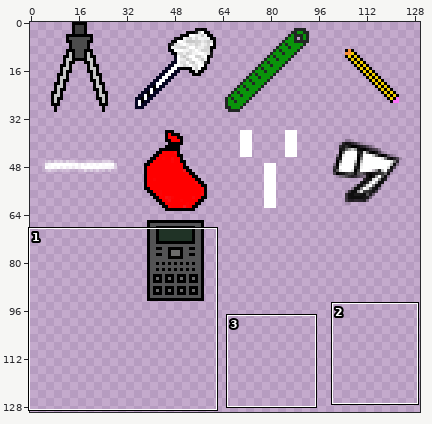
Two versions of one sprite sheet, Proyecto/RedBrickSky/images/weaponsSet.png. The first picture is a wide view before the edit; the outline marks the close-up.
Close-up. Earlier state:
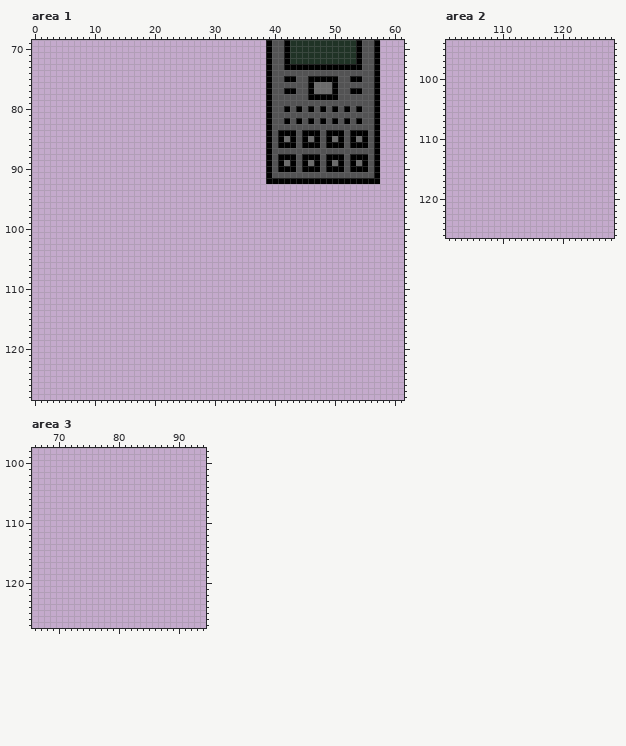
The file is 256x256 pixels. Pixels under 10% opacity are left out. Colours within 5 levels of each other are drawn and written as one. Shown: area 1: x 0..61, y 69..128; area 2: x 101..128, y 94..126; area 3: x 66..94, y 98..127. The wide view leaves out empty margins. The commit also changed other parts of the picture, which this record leaves out.
New version:
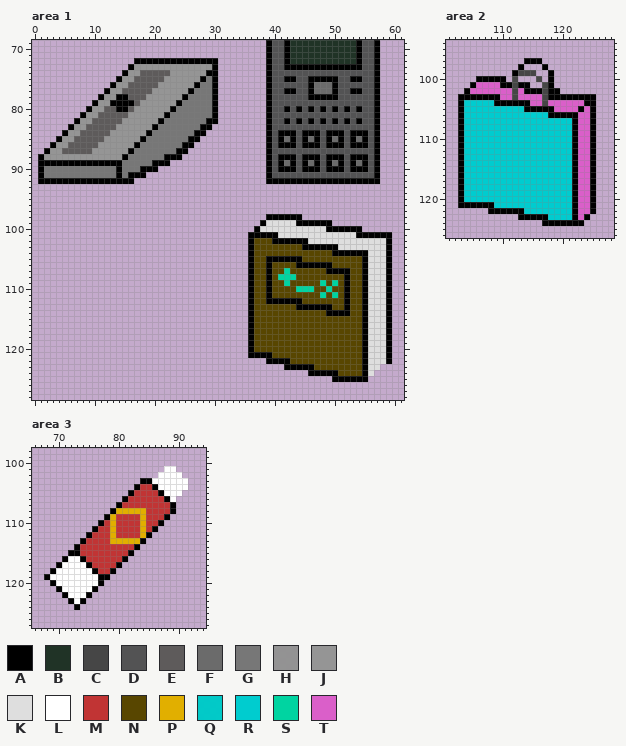
Palette (. is transparent): A #000000  B #203326  C #464646  D #535354  E #5e5b5b  F #6b6b6b  G #777777  H #929292f9  J #959595  K #dedede  L #ffffff  M #c13434  N #584600  P #e1af00  Q #00cac8fc  R #00cccf  S #00d4a1  T #da5fc9
Change:
Area 1:
y 72: x 17..30 .............. -> AAAAAAAAAAAAAA
y 73: x 16..30 ............... -> AJJJJJJJJJJJJHA
y 74: x 15..30 ................ -> AJJEEEEEJJJJJJAA
y 75: x 14..30 ................. -> AJJEEEEEJJJJJJAGA
y 76: x 13..30 .................. -> AJJEEEEEJJJJJJAGGA
y 77: x 12..30 ................... -> AJJEEEEEJJJJJJAGGGA
y 78: x 11..30 .................... -> AJJAAEEEJJJJJJAGGGGA
y 79: x 10..30 ..................... -> AJJAAAAEJJJJJJAGGGGGA
y 80: x 9..30 ...................... -> AJJEEAAEJJJJJJAGGGGGGA
y 81: x 8..30 ....................... -> AJJEEEEEJJJJJJAGGGGGGGA
y 82: x 7..30 ........................ -> AJJEEEEEJJJJJJAGGGGGGGAA
y 83: x 6..29 ........................ -> AJJEEEEEJJJJJJAGGGGGGGAA
y 84: x 5..28 ........................ -> AJJEEEEEJJJJJJAGGGGGGGAA
y 85: x 4..27 ........................ -> AJJEEEEEJJJJJJAGGGGGGGAA
y 86: x 3..26 ........................ -> AJJEEEEEJJJJJJAGGGGGGGAA
y 87: x 2..25 ........................ -> AJJEEEEEJJJJJJAGGGGGGGAA
y 88: x 1..24 ........................ -> AJJJJJJJJJJJJJAGGGGGGAAA
y 89: x 1..22 ...................... -> AAAAAAAAAAAAAAGGGGGAAA
y 90: x 1..20 .................... -> AGGGGGGGGGGGGAGGGAAA
y 91: x 1..18 .................. -> AGGGGGGGGGGGGAGAAA
y 92: x 1..16 ................ -> AAAAAAAAAAAAAAAA
y 98: x 39..44 ...... -> AAAAAA
y 99: x 38..49 ............ -> AKKKKKAAAAAA
y 100: x 37..54 .................. -> AKKKKKKKKKKKAAAAAA
y 101: x 36..59 ........................ -> AAAAAKKKKKKKKKKKKKAAAAAA
y 102: x 36..59 ........................ -> ANNNAAAAAAKKKKKKKKKKKKKA
y 103: x 36..59 ........................ -> ANNNNNNNNAAAAAAKKKKKKKKA
y 104: x 36..59 ........................ -> ANNNNNNNNNNNNNAAAAAAKKKA
y 105: x 36..59 ........................ -> ANNAAAAAANNNNNNNNNNAKKKA
y 106: x 36..59 ........................ -> ANNANNNNAAAAAANNNNNAKKKA
y 107: x 36..59 ........................ -> ANNANNSNNNNNNAAAANNAKKKA
y 108: x 36..59 ........................ -> ANNANSSSNNNNNNNNANNAKKKA
y 109: x 36..59 ........................ -> ANNANNSNNNNNSNSNANNAKKKA
y 110: x 36..59 ........................ -> ANNANNNNSSSNNSNNANNAKKKA
y 111: x 36..59 ........................ -> ANNANNNNNNNNSNSNANNAKKKA
y 112: x 36..59 ........................ -> ANNAAAAAANNNNNNNANNAKKKA
y 113: x 36..59 ........................ -> ANNNNNNNAAAAAANNANNAKKKA
y 114: x 36..59 ........................ -> ANNNNNNNNNNNNAAAANNAKKKA
y 115..120: x 36..59 ........................ -> ANNNNNNNNNNNNNNNNNNAKKKA
y 121: x 36..59 ........................ -> AAAANNNNNNNNNNNNNNNAKKKA
y 122: x 39..59 ..................... -> AAAANNNNNNNNNNNNAKKKA
y 123: x 42..57 ................ -> AAAAANNNNNNNNAKK
y 124: x 46..56 ........... -> AAAAANNNNAK
y 125: x 50..55 ...... -> AAAAAA
Area 2:
y 97: x 114..116 ... -> AAA
y 98: x 113 . -> A; x 117 . -> A
y 99: x 112..115 .... -> ACCC; x 118 . -> A
y 100: x 106..110 ..... -> AAAAA; x 112 . -> C; x 116 . -> C; x 118 . -> A
y 101: x 105..114 .......... -> ATTTTAACAA; x 117..118 .. -> CA
y 102: x 104..119 ................ -> ATTTTTTTCTAAACAA
y 103: x 103..125 ....................... -> AAAAAAATTCTTTTCAAAAAAAA
y 104: x 103..125 ....................... -> ARRRRRAAAAAATTCTTTTTTAA
y 105: x 103..125 ....................... -> ARRRRRRRRRQAAAAATTTTATA
y 106: x 103..125 ....................... -> ARRRRRRRRRRRRRRAAAAATTA
y 107..120: x 103..125 ....................... -> ARRRRRRRRRRRRRRRRRRATTA
y 121: x 103..125 ....................... -> AAAAAARRRRRRRRRRRRRATTA
y 122: x 108..125 .................. -> AAAAAARRRRRRRRATTA
y 123: x 113..124 ............ -> AAAAARRRRATA
y 124: x 117..123 ....... -> AAAAAAA
Area 3:
y 101: x 88..89 .. -> LL
y 102: x 87..90 .... -> LLLL
y 103: x 84..91 ........ -> AALLLLLL
y 104: x 83..91 ......... -> AMMALLLLL
y 105: x 82..90 ......... -> AMMMMALLL
y 106: x 81..89 ......... -> AMMMMMMAL
y 107: x 80..89 .......... -> AMMMMMMMMA
y 108: x 79..89 ........... -> APPPPPMMMMA
y 109: x 78..88 ........... -> APMMMMPMMMA
y 110: x 77..87 ........... -> AMPMMMMPMMA
y 111: x 76..86 ........... -> AMMPMMMMPMA
y 112: x 75..85 ........... -> AMMMPMMMMPA
y 113: x 74..84 ........... -> AMMMMPPPPPA
y 114: x 73..83 ........... -> AMMMMMMMMMA
y 115: x 72..82 ........... -> AAMMMMMMMMA
y 116: x 71..81 ........... -> ALLAMMMMMMA
y 117: x 70..80 ........... -> ALLLLAMMMMA
y 118: x 69..79 ........... -> ALLLLLLAMMA
y 119: x 68..78 ........... -> ALLLLLLLLAA
y 120: x 69..77 ......... -> ALLLLLLLA
y 121: x 70..76 ....... -> ALLLLLA
y 122: x 71..75 ..... -> ALLLA
y 123: x 72..74 ... -> ALA
y 124: x 73 . -> A
